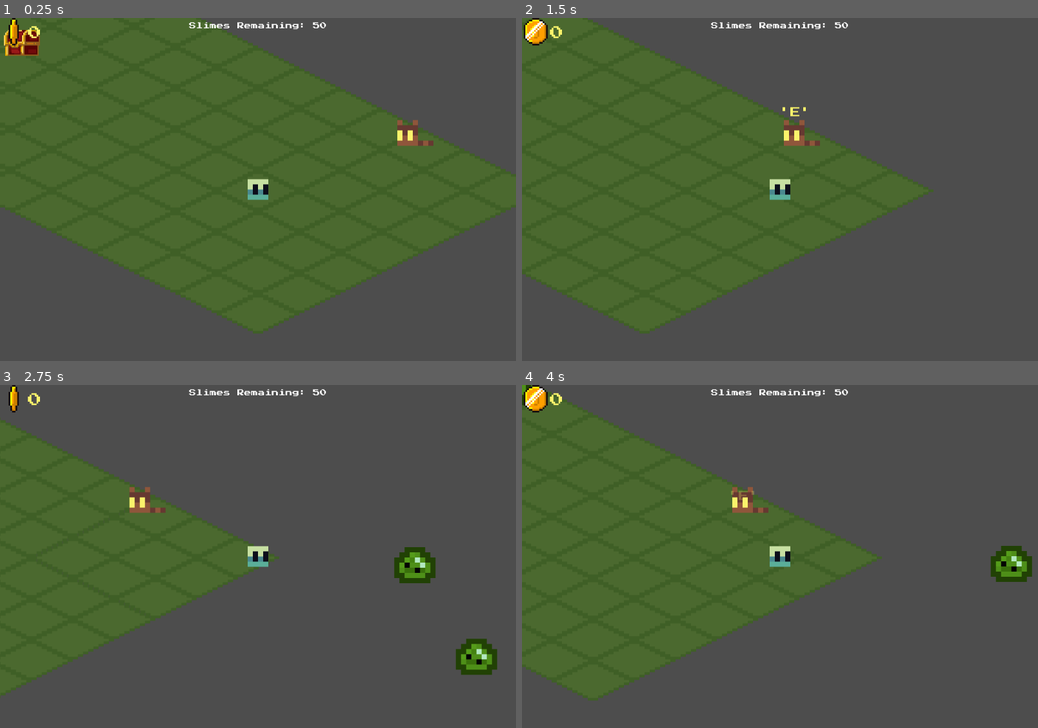
Above: before the commit, frames 1-4 (two rows, left to right).
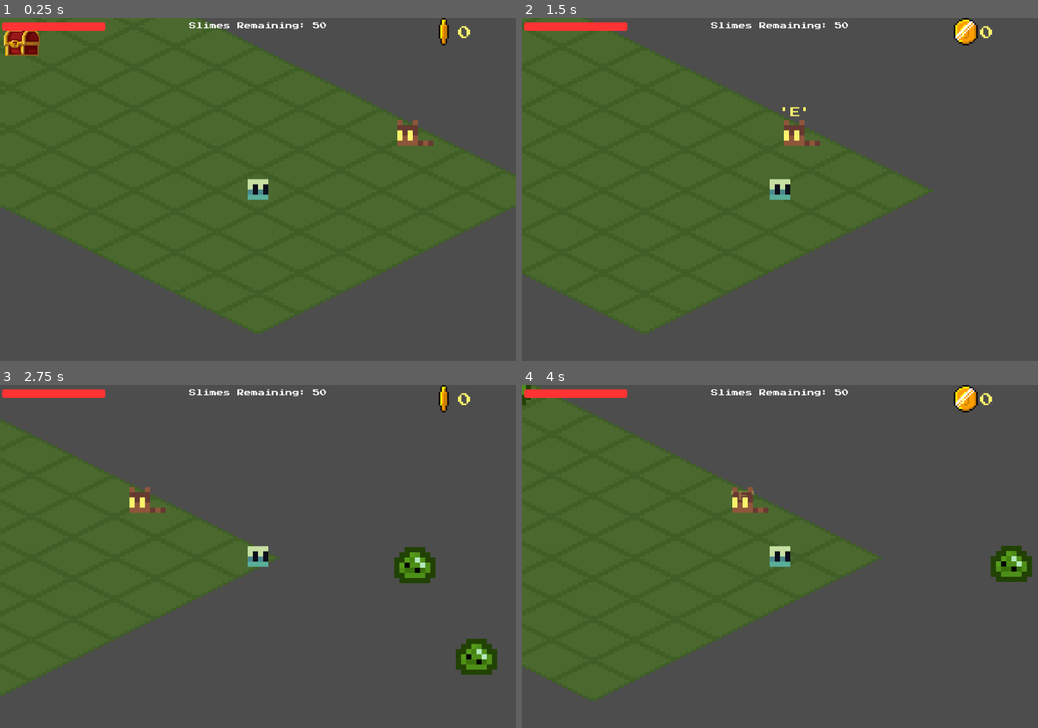
Above: after the commit, the same moments.

Repository: skyegrey/youtube-game
Game: Godot game, scene res://Scenes/main.tscn
The game is run twice, just before and just after one commit, with the same random seed, the same clock (stepped at 60 frames per second) and the same inputs.
Inputs (mouse positions are in pixels of both pictures, inside the frame that each line leads up to):
- Up to frame 1 (0.25 s): no input
- Up to frame 2 (1.5 s): move the mouse to (893, 172) at 0.52 s; hold Right (ui_right) 0.53-1.25 s; click (893, 172) at 0.6 s; drag from (676, 206) to (800, 134) at 1.27 s
- Up to frame 3 (2.75 s): move the mouse to (309, 481) at 2.02 s; hold Right (ui_right) from 2.03 s (still down); click (309, 481) at 2.1 s
- Up to frame 4 (4 s): release Right (ui_right) at 2.75 s; drag from (754, 625) to (996, 659) at 2.77 s; move the mouse to (934, 607) at 3.52 s; hold Left (ui_left) from 3.53 s (still down); click (934, 607) at 3.6 s

The runs differ from the first frame. In frame 1, 0.8% of the frame differs, in the area x 0-92%, y 0-9%; in frame 2, 1.1%; in frame 3, 0.8%; in frame 4, 1.1%.

Commit message:
hp bar

Diff:
--- a/godot/Scenes/enemy_node.tscn
+++ b/godot/Scenes/enemy_node.tscn
@@ -17,6 +17,9 @@
 [sub_resource type="CircleShape2D" id="CircleShape2D_u7hb2"]
 radius = 18.0
 
+[sub_resource type="CircleShape2D" id="CircleShape2D_kvtl2"]
+radius = 16.0
+
 [node name="EnemyNode" type="Node2D"]
 script = ExtResource("1_u7hb2")
 
@@ -25,14 +28,21 @@
 sprite_frames = SubResource("SpriteFrames_cbgmd")
 offset = Vector2(0, -4)
 
-[node name="Hitbox" type="Area2D" parent="."]
+[node name="Hurtbox" type="Area2D" parent="."]
 position = Vector2(0, -13)
-collision_layer = 64
-collision_mask = 128
+collision_layer = 16
+collision_mask = 2
 
-[node name="CollisionShape2D" type="CollisionShape2D" parent="Hitbox"]
+[node name="CollisionShape2D" type="CollisionShape2D" parent="Hurtbox"]
 shape = SubResource("CircleShape2D_u7hb2")
 metadata/_edit_lock_ = true
 
 [node name="StatusTimer" type="Timer" parent="."]
 autostart = true
+
+[node name="Hitbox" type="Area2D" parent="."]
+position = Vector2(0, -13)
+collision_layer = 32
+
+[node name="CollisionShape2D" type="CollisionShape2D" parent="Hitbox"]
+shape = SubResource("CircleShape2D_kvtl2")
--- a/godot/Scenes/main.tscn
+++ b/godot/Scenes/main.tscn
@@ -22,6 +22,8 @@
 [ext_resource type="Texture2D" uid="uid://clxcob1i5hqj8" path="res://Assets/Items/witch-hat.png" id="15_ee4r6"]
 [ext_resource type="Script" path="res://Scripts/loot_inventory_control.gd" id="15_fevyy"]
 [ext_resource type="Script" path="res://Scripts/new_item_display.gd" id="15_gt3je"]
+[ext_resource type="Script" uid="uid://437xjgu7fnhi" path="res://Scenes/player_condition.gd" id="16_cbgmd"]
+[ext_resource type="Texture2D" uid="uid://b8wya8kbqosej" path="res://Assets/UI/character-status.png" id="16_u50mg"]
 [ext_resource type="Script" uid="uid://drn764q21o03q" path="res://Scripts/boss_info_controll.gd" id="17_h1bgf"]
 [ext_resource type="Texture2D" uid="uid://c8rdqdkg7ulvt" path="res://Assets/Status/poison.png" id="23_gt3je"]
 
@@ -189,6 +191,13 @@
 "speed": 10.0
 }]
 
+[sub_resource type="StyleBoxFlat" id="StyleBoxFlat_3pmx8"]
+bg_color = Color(1, 0.2, 0.2, 1)
+corner_radius_top_left = 5
+corner_radius_top_right = 5
+corner_radius_bottom_right = 5
+corner_radius_bottom_left = 5
+
 [sub_resource type="Theme" id="Theme_wsu2k"]
 
 [node name="Main" type="Node2D"]
@@ -226,7 +235,8 @@
 metadata/_edit_lock_ = true
 
 [node name="InteractableArea" type="Area2D" parent="Interactables/Chest"]
-collision_layer = 2
+collision_layer = 256
+collision_mask = 512
 
 [node name="CollisionShape2D" type="CollisionShape2D" parent="Interactables/Chest/InteractableArea"]
 shape = SubResource("CircleShape2D_7k868")
@@ -241,8 +251,8 @@
 metadata/_edit_lock_ = true
 
 [node name="InteractableArea" type="Area2D" parent="RaccoonNPC"]
-collision_layer = 32
-collision_mask = 16
+collision_layer = 4096
+collision_mask = 8192
 
 [node name="CollisionShape2D" type="CollisionShape2D" parent="RaccoonNPC/InteractableArea"]
 shape = SubResource("CircleShape2D_6iyac")
@@ -296,9 +306,8 @@
 [node name="Projectiles" type="Node2D" parent="."]
 unique_name_in_owner = true
 
-[node name="PlayerCharacter" type="CharacterBody2D" parent="."]
+[node name="PlayerCharacter" type="Node2D" parent="."]
 y_sort_enabled = true
-collision_mask = 2
 script = ExtResource("2_kry3j")
 
 [node name="CharacterSprite" type="Sprite2D" parent="PlayerCharacter"]
@@ -319,23 +328,23 @@
 zoom = Vector2(3, 3)
 
 [node name="InteractablesDetectionArea" type="Area2D" parent="PlayerCharacter"]
-collision_mask = 2
+collision_layer = 512
+collision_mask = 256
 
 [node name="CollisionShape2D" type="CollisionShape2D" parent="PlayerCharacter/InteractablesDetectionArea"]
 shape = SubResource("CircleShape2D_fdnlq")
 
 [node name="NPCDetectionArea" type="Area2D" parent="PlayerCharacter"]
-collision_layer = 16
-collision_mask = 32
+collision_layer = 8192
+collision_mask = 4096
 
 [node name="CollisionShape2D" type="CollisionShape2D" parent="PlayerCharacter/NPCDetectionArea"]
 shape = SubResource("CircleShape2D_b3802")
 
-[node name="Hitbox" type="Area2D" parent="PlayerCharacter"]
-collision_layer = 4
-collision_mask = 8
-
-[node name="CollisionShape2D" type="CollisionShape2D" parent="PlayerCharacter/Hitbox"]
+[node name="Hurtbox" type="Area2D" parent="PlayerCharacter"]
+collision_mask = 32
+
+[node name="CollisionShape2D" type="CollisionShape2D" parent="PlayerCharacter/Hurtbox"]
 shape = SubResource("CircleShape2D_k12tt")
 
 [node name="UILayer" type="CanvasLayer" parent="."]
@@ -370,7 +379,8 @@
 [node name="MoneyDisplay" type="Control" parent="UILayer/UI"]
 layout_mode = 1
 anchors_preset = 0
-offset_right = 200.0
+offset_left = 1000.0
+offset_right = 1200.0
 offset_bottom = 68.0
 script = ExtResource("13_pdsj5")
 
@@ -380,6 +390,7 @@
 sprite_frames = SubResource("SpriteFrames_neg2b")
 autoplay = "default"
 frame_progress = 0.185215
+metadata/_edit_lock_ = true
 
 [node name="MarginContainer" type="MarginContainer" parent="UILayer/UI/MoneyDisplay"]
 layout_mode = 1
@@ -395,12 +406,43 @@
 grow_vertical = 2
 theme_override_constants/margin_left = 5
 theme_override_constants/margin_top = 5
+metadata/_edit_lock_ = true
 
 [node name="RichTextLabel" type="RichTextLabel" parent="UILayer/UI/MoneyDisplay/MarginContainer"]
 layout_mode = 2
 theme_override_font_sizes/normal_font_size = 32
 bbcode_enabled = true
 text = "[color=faf36b]0"
+metadata/_edit_lock_ = true
+
+[node name="PlayerCondition" type="MarginContainer" parent="UILayer/UI"]
+unique_name_in_owner = true
+layout_mode = 0
+offset_right = 250.0
+offset_bottom = 40.0
+theme_override_constants/margin_left = 5
+theme_override_constants/margin_top = 5
+theme_override_constants/margin_right = 5
+theme_override_constants/margin_bottom = 5
+script = ExtResource("16_cbgmd")
+
+[node name="HBoxContainer" type="HBoxContainer" parent="UILayer/UI/PlayerCondition"]
+layout_mode = 2
+
+[node name="TextureRect" type="TextureRect" parent="UILayer/UI/PlayerCondition/HBoxContainer"]
+visible = false
+custom_minimum_size = Vector2(80, 80)
+layout_mode = 2
+texture = ExtResource("16_u50mg")
+
+[node name="ProgressBar" type="ProgressBar" parent="UILayer/UI/PlayerCondition/HBoxContainer"]
+custom_minimum_size = Vector2(0, 20)
+layout_mode = 2
+size_flags_horizontal = 3
+size_flags_vertical = 4
+theme_override_styles/fill = SubResource("StyleBoxFlat_3pmx8")
+value = 100.0
+show_percentage = false
 
 [node name="NewItemDisplay" type="Control" parent="UILayer/UI"]
 layout_mode = 1
--- /dev/null
+++ b/godot/Scenes/player_condition.gd
@@ -0,0 +1,6 @@
+class_name PlayerCondition extends MarginContainer
+
+@onready var progress_bar = $HBoxContainer/ProgressBar
+
+func update_hp_display(hp_percentage: float):
+	progress_bar.value = hp_percentage * 100
--- a/godot/Scenes/projectile_node.tscn
+++ b/godot/Scenes/projectile_node.tscn
@@ -11,8 +11,8 @@
 scale = Vector2(4, 4)
 
 [node name="Area2D" type="Area2D" parent="."]
-collision_layer = 128
-collision_mask = 64
+collision_layer = 2
+collision_mask = 16
 
 [node name="CollisionShape2D" type="CollisionShape2D" parent="Area2D"]
 shape = SubResource("CircleShape2D_asa5t")
--- a/godot/Scenes/slime_boss.tscn
+++ b/godot/Scenes/slime_boss.tscn
@@ -144,6 +144,11 @@
 [node name="SlimeBoss" type="Node2D"]
 y_sort_enabled = true
 script = ExtResource("1_oq4ak")
+jump_frame_to_hitbox_area = null
+movement_speed = null
+max_hp = null
+poison_stacks = null
+current_hp = null
 
 [node name="AnimatedSprite2D" type="AnimatedSprite2D" parent="."]
 scale = Vector2(4, 4)
@@ -157,8 +162,7 @@
 autostart = true
 
 [node name="AttackHitbox" type="Area2D" parent="."]
-collision_layer = 8
-collision_mask = 4
+collision_mask = 32
 monitoring = false
 metadata/_edit_lock_ = true
 
@@ -167,11 +171,11 @@
 shape = SubResource("CircleShape2D_oq4ak")
 metadata/_edit_lock_ = true
 
-[node name="Hitbox" type="Area2D" parent="."]
-collision_layer = 64
-collision_mask = 128
+[node name="Hurtbox" type="Area2D" parent="."]
+collision_layer = 2
+collision_mask = 16
 
-[node name="CollisionShape2D" type="CollisionShape2D" parent="Hitbox"]
+[node name="CollisionShape2D" type="CollisionShape2D" parent="Hurtbox"]
 position = Vector2(0, -11)
 shape = SubResource("CircleShape2D_7c8ib")
 metadata/_edit_lock_ = true
--- a/godot/Scripts/character_body_2d.gd
+++ b/godot/Scripts/character_body_2d.gd
@@ -1,26 +1,33 @@
-class_name PlayerCharacter extends CharacterBody2D
+class_name PlayerCharacter extends CharacterNode
 
 const Enums = preload("res://Scripts/enums.gd")
 const PROJECTILE_NODE = preload("res://Scenes/projectile_node.tscn")
 @export var player_speed: float = 150
+@onready var player_condition = %PlayerCondition
+@onready var character_sprite = $CharacterSprite
 
 @onready var inventory = %Inventory
 @onready var helm = $Helm
 @onready var interactables_detection_area = $InteractablesDetectionArea
 @onready var npc_detection_area = $NPCDetectionArea
 @onready var weapon_sprite = $WeaponSprite
+@onready var hurtbox = $Hurtbox
 
 @onready var npc: NPC = null
 @onready var weapon: Weapon
 @onready var interactable: Interactable = null
 @onready var projectiles = %Projectiles
+@onready var is_vulnerable = true
 
 func _ready():
+	max_hp = 100
+	super()
 	inventory.equipment_updated.connect(_refresh_equipment_sprites)
 	npc_detection_area.area_entered.connect(_set_npc)
 	npc_detection_area.area_exited.connect(_remove_npc)
 	interactables_detection_area.area_entered.connect(_set_interaractable)
 	interactables_detection_area.area_exited.connect(_remove_interaractable)
+	hurtbox.area_entered.connect(_hit_by_attack)
 
 func _physics_process(delta):
 
@@ -38,8 +45,7 @@
 
 	var movement_vector = Input.get_vector("ui_left", "ui_right", "ui_up", "ui_down")
 	if movement_vector != Vector2.ZERO:
-		velocity = movement_vector * player_speed
-		move_and_slide()
+		position += delta * movement_vector * player_speed
 
 func _refresh_equipment_sprites():
 	for item_key: Enums.EquipmentType in inventory.equipment:
@@ -81,3 +87,22 @@
 		new_projectile.global_position = global_position
 		new_projectile.set_projectile(weapon.projectile)
 		new_projectile.direction = (get_global_mouse_position() - global_position).normalized()
+
+func _hit_by_attack(attack_area: Area2D):
+	if not is_vulnerable:
+		return
+	is_vulnerable = false
+	_take_damage(attack_area.get_parent().damage)
+	player_condition.update_hp_display(float(current_hp) / float(max_hp))
+
+func _check_is_dead():
+	if current_hp <= 0:
+		get_tree().reload_current_scene()
+
+func _play_hurt_animation():
+	var hurt_tween = get_tree().create_tween()
+	hurt_tween.tween_property(character_sprite, "self_modulate", Color.RED, .2)
+	hurt_tween.tween_property(character_sprite, "self_modulate", Color.WHITE, .2)
+	hurt_tween.set_loops(2)
+	await hurt_tween.finished
+	is_vulnerable = true
--- /dev/null
+++ b/godot/Scripts/character_node.gd
@@ -0,0 +1,26 @@
+class_name CharacterNode extends Node2D
+
+# Properties
+@export var max_hp: int = 10
+@export var poison_stacks: int = 0
+
+# State
+@export var current_hp: int
+
+# Signals
+signal took_damage
+
+func _ready():
+	current_hp = max_hp
+
+func _take_damage(damage_amount: int):
+	current_hp -= damage_amount
+	took_damage.emit()
+	_play_hurt_animation()
+	_check_is_dead()
+
+func _play_hurt_animation():
+	pass
+
+func _check_is_dead():
+	pass
--- a/godot/Scripts/enemy_node.gd
+++ b/godot/Scripts/enemy_node.gd
@@ -1,4 +1,4 @@
-class_name EnemyNode extends Node2D
+class_name EnemyNode extends CharacterNode
 
 enum States {IDLE, MOVING, STUNNED}
 
@@ -6,25 +6,23 @@
 @onready var player_character: PlayerCharacter
 
 # Child refs
-@onready var hitbox = $Hitbox
+@onready var hurtbox = $Hurtbox
 @onready var status_timer = $StatusTimer
 
 # Properties
 @export var movement_speed: float = .065
+@export var damage: int = 10
 
 # State variables
-@export var current_hp: int = 10
-@export var max_hp: int = 10
-@export var poison_stacks: int = 0
 @onready var state: States = States.MOVING
 
 # Signals
-signal took_damage
 signal took_status
 
 func _ready():
+	super()
 	current_hp = max_hp
-	hitbox.area_entered.connect(_hit_by_projectile)
+	hurtbox.area_entered.connect(_hit_by_projectile)
 	status_timer.timeout.connect(_apply_statuses)
 
 func _process(delta):
@@ -47,11 +45,6 @@
 	if projectile.poison_stacks >= 0:
 		_apply_poison(projectile.poison_stacks)
 
-func _take_damage(damage_amount: int):
-	current_hp -= damage_amount
-	took_damage.emit()
-	_check_is_dead()
-
 func _apply_statuses():
 	if poison_stacks >= 0:
 		_take_damage(poison_stacks * 5)
--- a/godot/project.godot
+++ b/godot/project.godot
@@ -100,14 +100,14 @@
 
 [layer_names]
 
-2d_physics/layer_1="InteractableDetectionArea"
-2d_physics/layer_2="Interactable"
-2d_physics/layer_3="PlayerHitbox"
-2d_physics/layer_4="EnemyAttackHitbox"
-2d_physics/layer_5="NPCDetectionArea"
-2d_physics/layer_6="NPC"
-2d_physics/layer_7="EnemyHitbox"
-2d_physics/layer_8="PlayerProjectileHitbox"
+2d_physics/layer_1="PlayerHurtbox"
+2d_physics/layer_2="PlayerAttackHitbox"
+2d_physics/layer_5="EnemyHurtbox"
+2d_physics/layer_6="EnemyAttackHitbox"
+2d_physics/layer_9="Interactable"
+2d_physics/layer_10="InteractableDetectionArea"
+2d_physics/layer_13="NPC"
+2d_physics/layer_14="NPCDetectionArea"
 
 [rendering]
 
Binary file added: godot/Assets/UI/character-status.png
Not shown, added: godot/Assets/UI/character-status.png.import
Not shown: 1 places in godot/Scenes/enemy_node.tscn that only renumber resources
Not shown: 1 places in godot/Scenes/main.tscn that only renumber resources
Not shown, added: godot/Scenes/player_condition.gd.uid
Not shown: 1 places in godot/Scenes/projectile_node.tscn that only renumber resources
Not shown, added: godot/Scripts/character_node.gd.uid
